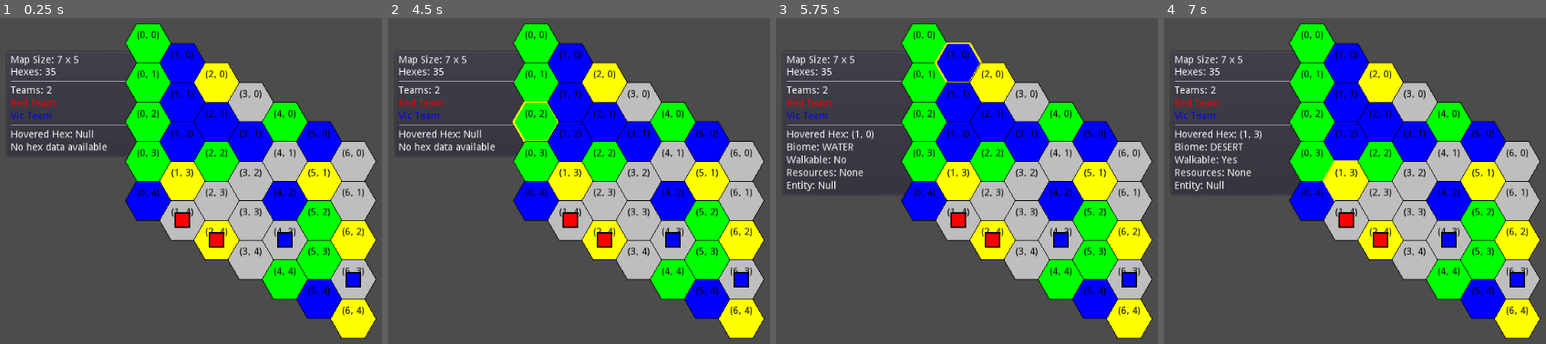
Above: before the commit, frames 1-4 (left to right).
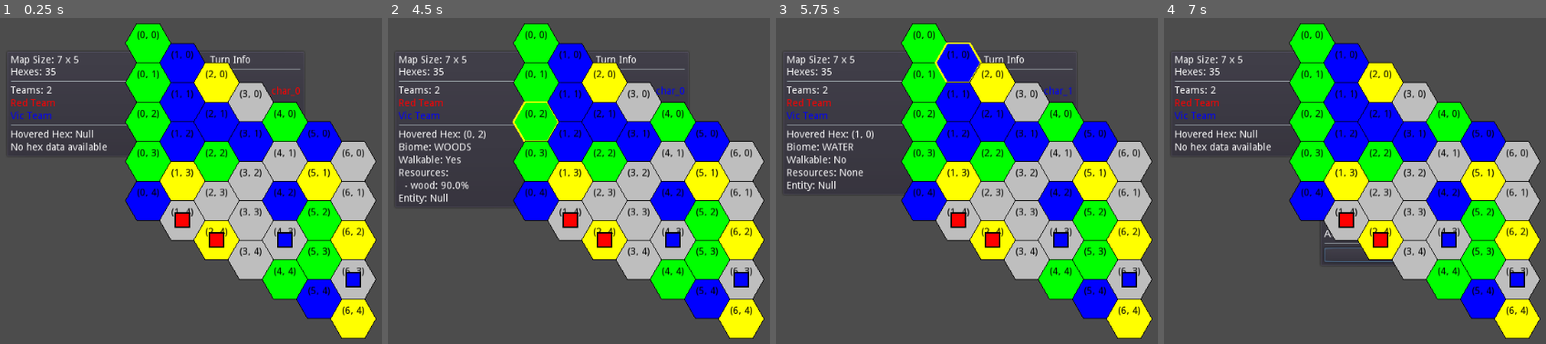
Above: after the commit, the same moments.

Repository: vgMonky/hexa_survival
Game: Godot game, scene res://hex_survival/main.tscn
Two runs of this game, one before a commit and one after it. Both use one fixed random seed, a clock stepped at 60 frames per second and the inputs below.
Inputs (mouse positions are in pixels of both pictures, inside the frame that each line leads up to):
- Up to frame 1 (0.25 s): no input
- Up to frame 2 (4.5 s): click (617, 135) at 0.5 s, where only the run after the commit has a clickable "End Turn"; click (617, 135) at 1.25 s, where only the run after the commit has a clickable "End Turn"; click (617, 135) at 2 s, where only the run after the commit has a clickable "End Turn"; tap Enter at 2.75, 4.25 s; drag from (536, 44) to (536, 161) at 2.77 s; tap Space at 3.5 s; drag from (536, 83) to (536, 200) at 3.52 s; move the mouse to (536, 122) at 4.27 s; click (536, 122) at 4.42 s
- Up to frame 3 (5.75 s): tap Space at 5 s; drag from (924, 161) to (959, 63) at 5.02 s
- Up to frame 4 (7 s): drag from (1312, 200) to (1347, 63) at 5.77 s; drag from (1347, 63) to (1347, 181) at 6.52 s

The runs differ from the first frame. In frame 1, 0.3% of the frame differs, in the area x 54-79%, y 11-25%; in frame 2, 1.4%; in frame 3, 0.2%; in frame 4, 1.4%, in the area x 2-60%, y 34-76%.

Commit message:
turn ui working good

Diff:
--- a/hex_survival/main.gd
+++ b/hex_survival/main.gd
@@ -1,3 +1,4 @@
+# main.gd
 extends Node2D
 
 func _ready() -> void:
@@ -20,6 +21,13 @@
 	add_child(info_ui)
 	info_ui.update_state_info(state_manager.current_state, null)
 
+	var turn_ui = TurnUI.new()
+	add_child(turn_ui)
+	turn_ui.initialize(state_manager)
+
 	var map_view = MapView.new()
 	add_child(map_view)
 	map_view.initialize(state_manager, info_ui)
+
+	# Connect state updates without passing state as parameter
+	state_manager.connect("state_updated", turn_ui, "_on_state_updated")
--- /dev/null
+++ b/hex_survival/view/ui/turn_ui.gd
@@ -0,0 +1,60 @@
+# view/ui/turn_ui.gd
+class_name TurnUI
+extends UIBox
+
+var current_turn_label: Label
+var round_label: Label
+var actions_label: Label
+var end_turn_button: Button
+var state_manager: StateManager
+
+func _init(title: String = "Turn Info", pos_preset: int = Control.PRESET_TOP_LEFT) -> void:
+	._init(title, pos_preset)
+	set_margins(10, 10, 200)
+
+	# Round info
+	round_label = Label.new()
+	content.add_child(round_label)
+
+	# Current turn info
+	current_turn_label = Label.new()
+	content.add_child(current_turn_label)
+
+	# Actions left
+	actions_label = Label.new()
+	content.add_child(actions_label)
+
+	content.add_child(HSeparator.new())
+
+	# End turn button
+	end_turn_button = Button.new()
+	end_turn_button.text = "End Turn"
+	end_turn_button.connect("pressed", self, "_on_end_turn_pressed")
+	content.add_child(end_turn_button)
+
+func initialize(manager: StateManager) -> void:
+	state_manager = manager
+	update_turn_info(state_manager.current_state)
+
+func _on_state_updated() -> void:
+	print("[TurnUI] Updating turn info")
+	update_turn_info(state_manager.current_state)
+
+func update_turn_info(state: GameState) -> void:
+	var current_char_id = state.turn_data.turn_order[state.turn_data.current_turn_index]
+	var current_char = state.entities.characters[current_char_id]
+	var team_color = state.teams.team_data[current_char.team].color
+
+	print("[TurnUI] Current turn: ", current_char_id, " Round: ", state.turn_data.current_round)
+
+	round_label.text = "Round: %d" % state.turn_data.current_round
+	current_turn_label.text = "Current Turn: %s\nTeam: %s" % [current_char_id, current_char.team]
+	current_turn_label.modulate = team_color
+	actions_label.text = "Actions Left: %d" % state.turn_data.actions_left
+
+func _on_end_turn_pressed() -> void:
+	if state_manager:
+		print("[TurnUI] End turn pressed")
+		state_manager.apply_state_change({
+			"type": "next_turn"
+		})
--- a/project.godot
+++ b/project.godot
@@ -69,6 +69,11 @@
 "language": "GDScript",
 "path": "res://hex_survival/game/systems/turn_system.gd"
 }, {
+"base": "UIBox",
+"class": "TurnUI",
+"language": "GDScript",
+"path": "res://hex_survival/view/ui/turn_ui.gd"
+}, {
 "base": "Reference",
 "class": "UIBox",
 "language": "GDScript",
@@ -87,6 +92,7 @@
 "StateManager": "",
 "TeamSystem": "",
 "TurnSystem": "",
+"TurnUI": "",
 "UIBox": ""
 }
 
